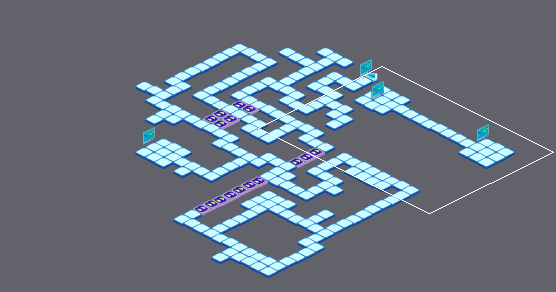
Tiled map, stored at areas/Chichi2.tmx. Above: a wide view before the commit, with the close-up outlined.
Close-up. Before the commit:
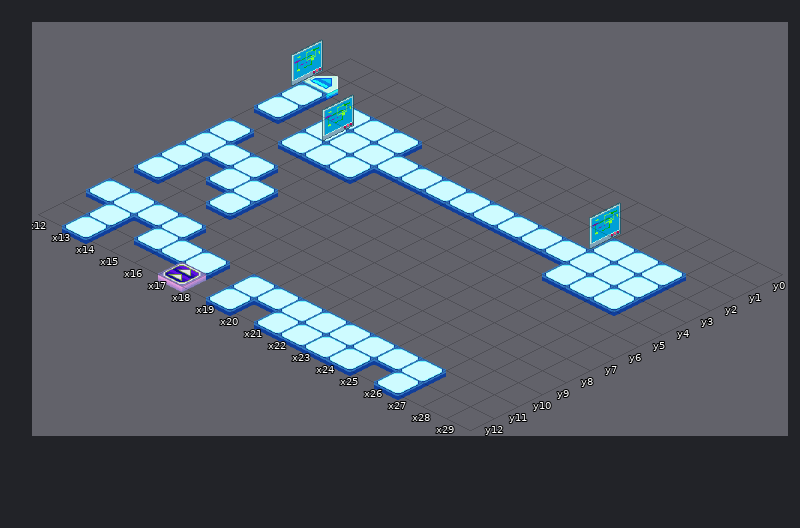
Cells are 64x32 px. Isometric: x runs down to the right, y down to the left. Shown: x 12..29, y 0..12. The commit also changed other parts of the map, which this record leaves out.
The same view after the edit:
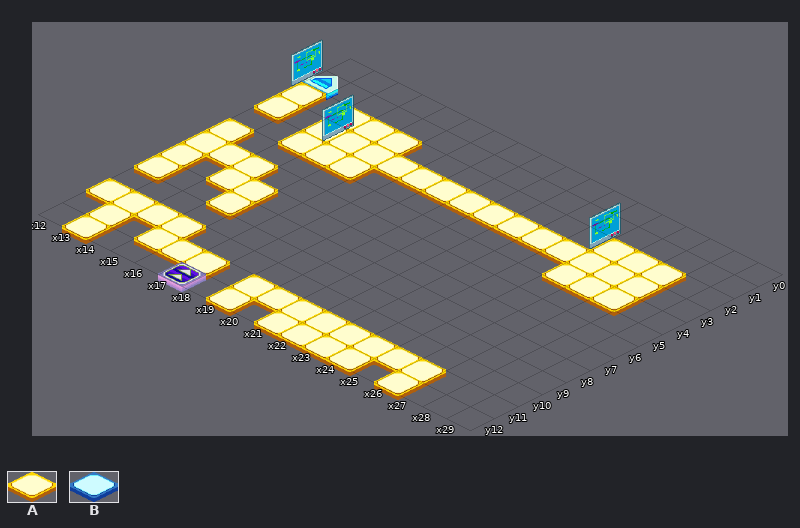
Key: from "portpanels": A 6, B 7.
_ is an empty cell.
Change:
{"where": "layer \"Tile Layer 1\""}
{"y":2,"x":12,"old":"B","new":"A"}
{"y":2,"x":14,"old":"BBB","new":"AAA"}
{"y":2,"x":25,"old":"BBB","new":"AAA"}
{"y":3,"x":12,"old":"B","new":"A"}
{"y":3,"x":14,"old":"BBBBBBBBBBBBBB","new":"AAAAAAAAAAAAAA"}
{"y":4,"x":14,"old":"BBB","new":"AAA"}
{"y":4,"x":25,"old":"BBB","new":"AAA"}
{"y":5,"x":12,"old":"B","new":"A"}
{"y":6,"x":12,"old":"BBB","new":"AAA"}
{"y":7,"x":12,"old":"B","new":"A"}
{"y":7,"x":14,"old":"BB","new":"AA"}
{"y":8,"x":12,"old":"B","new":"A"}
{"y":8,"x":15,"old":"B","new":"A"}
{"y":10,"x":12,"old":"BBBB","new":"AAAA"}
{"y":11,"x":13,"old":"B","new":"A"}
{"y":11,"x":15,"old":"BBB","new":"AAA"}
{"y":11,"x":19,"old":"BBBBBBBB","new":"AAAAAAAA"}
{"y":12,"x":13,"old":"B","new":"A"}
{"y":12,"x":19,"old":"B","new":"A"}
{"y":12,"x":21,"old":"BBBB","new":"AAAA"}
{"y":12,"x":26,"old":"B","new":"A"}
{"label":"changed","picture_box":[62,82,686,394]}
